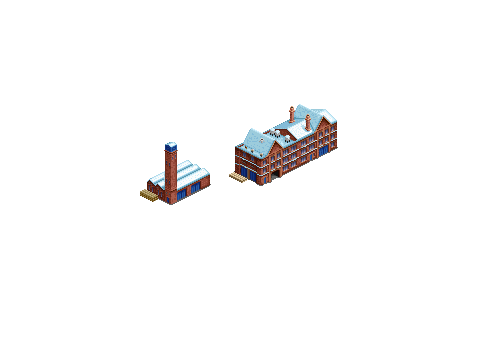
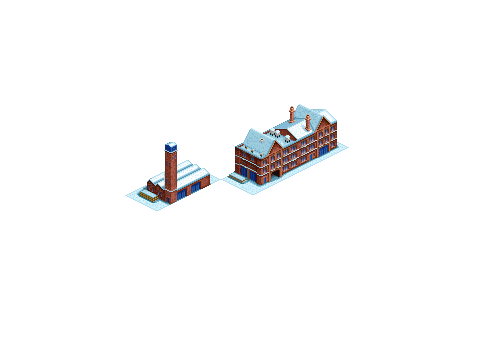
Layers edited between the first and the second 500 x 350 image:
painted on "snow" (1st of 2, in "main building") over [221, 142, 349, 195]
showed group "Ground tiles copy" (3 layers) over [221, 142, 349, 195]
painted on "snow" (2nd of 2, in "warehouse / tower") over [125, 150, 221, 211]
painted on "warehouse" over [167, 185, 210, 205]
